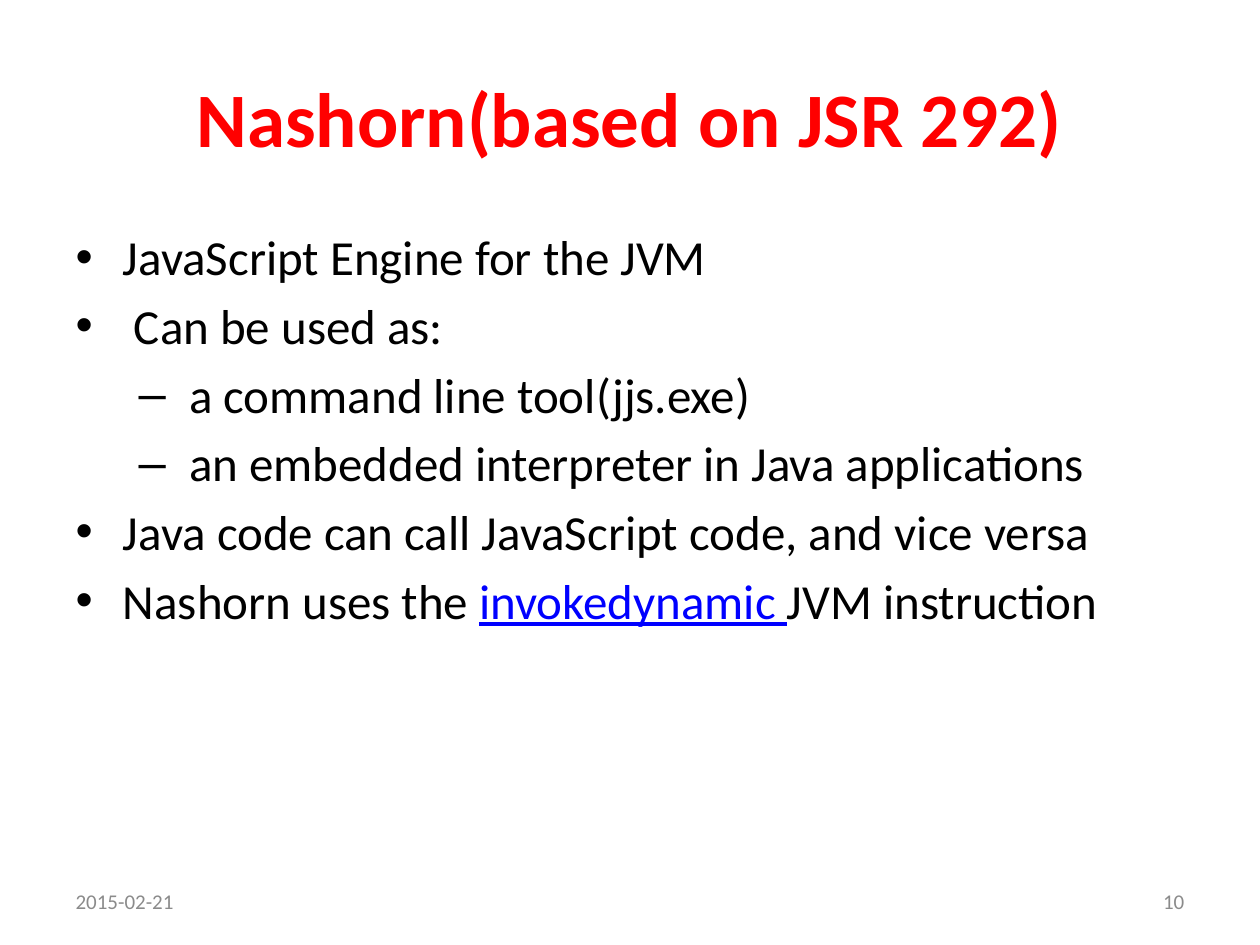
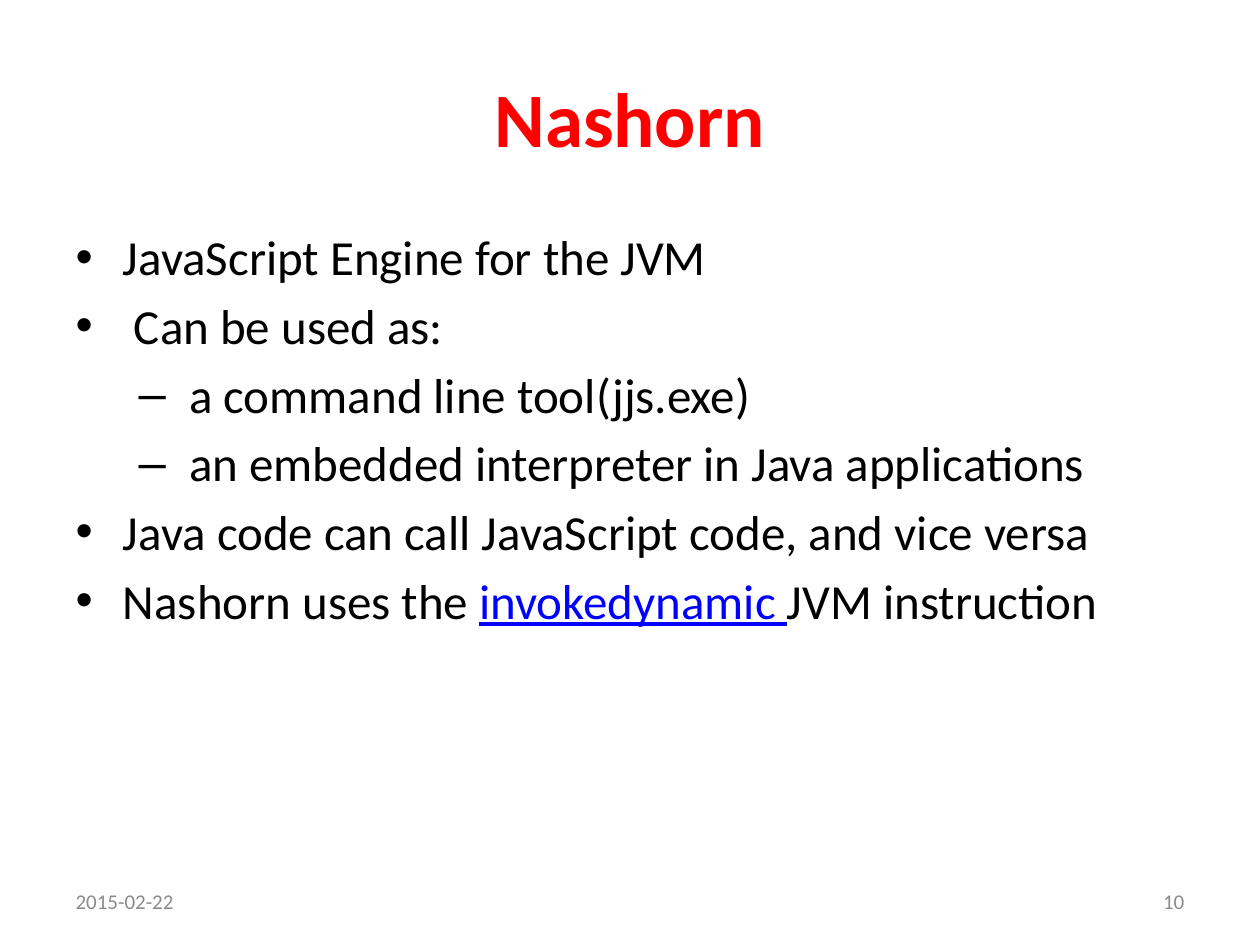
Before and after one commit to p-zalejko/jug_java8, a slide deck: slide 10 of jug.zg.java8/Java 8_prezentacja.ppsx. Drawn at 1260x945 pixels with LibreOffice and Linux fonts; fonts in the diff are those of the drawing. Boxes give left, top, right and bottom in pixels: in the first picture for what was removed or moved away, otherwise in the second. Text is boxed around its words. In the diff, an @@ line names an element or a change of style, - is before the commit and + after.

```diff
--- a/jug.zg.java8/Java 8_prezentacja.ppsx
+++ b/jug.zg.java8/Java 8_prezentacja.ppsx
@@ title at [494,93,765,148]: text changed @@
-Nashorn(based on JSR 292)
+Nashorn
@@ text at [76,895,174,909]: text changed @@
-2015-02-21
+2015-02-22
```
Also in this commit, not shown: 29 other slides changed, 12 other files.
